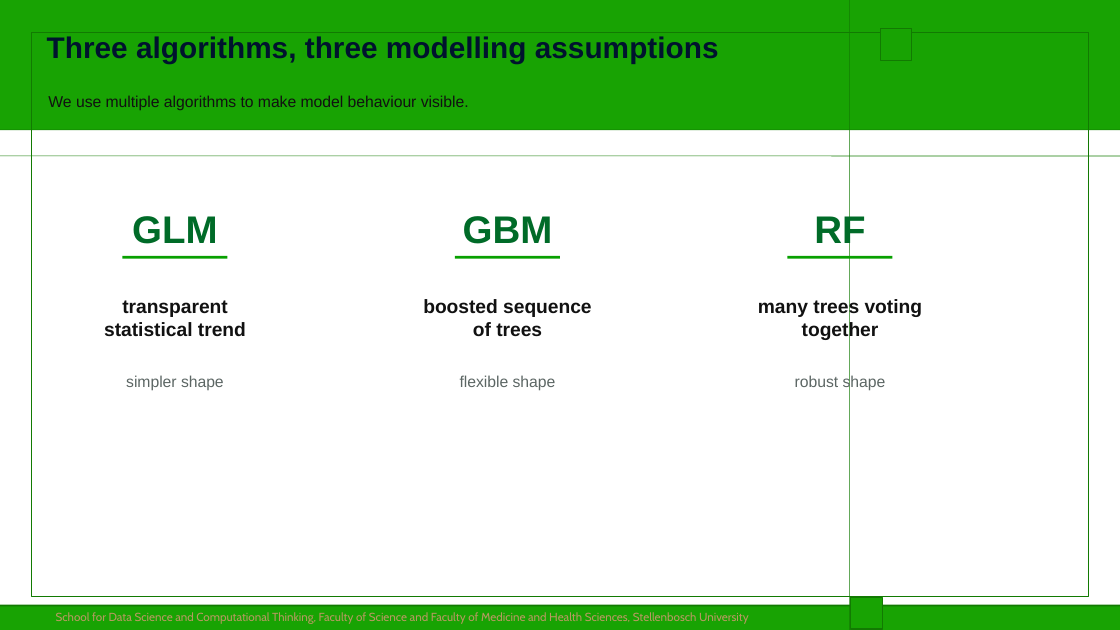
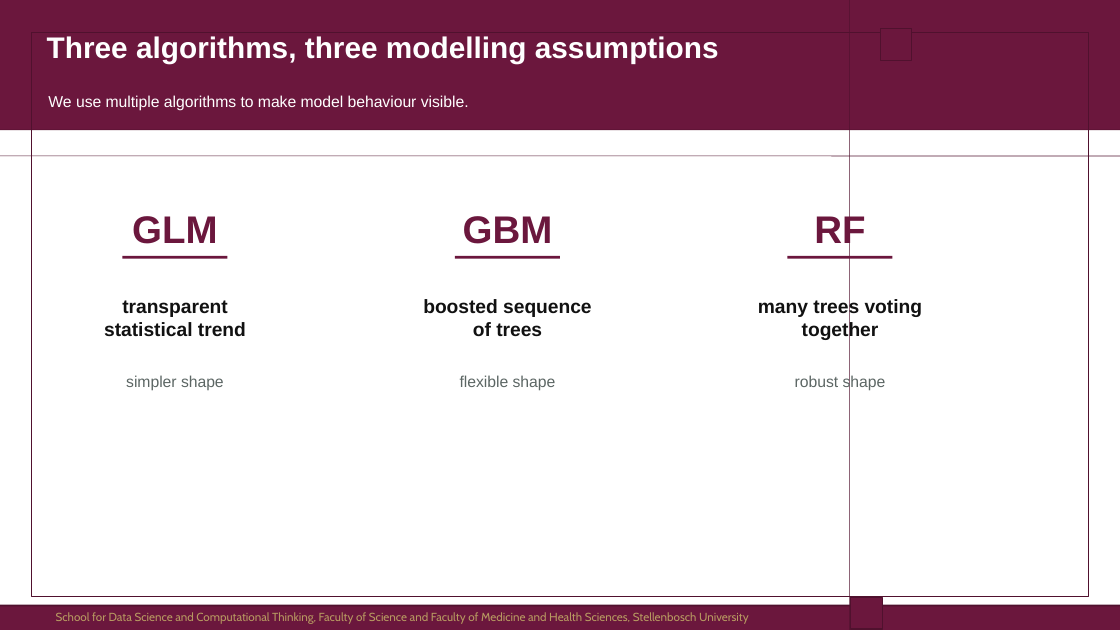
Before and after one commit to JeniccaP/SDM-Workshop, a slide deck: slide 8 of slides/intro_sdm_dengue_brazil.pptx. Drawn at 1120x630 pixels with LibreOffice and Linux fonts; fonts in the diff are those of the drawing; background and template pictures are left out. Boxes give left, top, right and bottom in pixels: in the first picture for what was removed or moved away, otherwise in the second. Text is boxed around its words. In the diff, an @@ line names an element or a change of style, - is before the commit and + after.

Commit message:
Correct intro slide deck brand colours

```diff
--- a/slides/intro_sdm_dengue_brazil.pptx
+++ b/slides/intro_sdm_dengue_brazil.pptx
@@ freeform shape at (0, 0, 1120, 130): fill #18A303 to #6B173D @@
@@ text "Three algorithms, three modelling assumptions" at (47, 36, 719, 63): text colour #00132E to #FFFFFF @@
@@ line (849, 0) - (850, 630): stroke #127A02 0.51 pt to #50112E 0.51 pt @@
@@ freeform shape at (881, 29, 912, 60): fill #18A303 to #6B173D; outline #127A02 0.99 pt to #50112E 0.99 pt @@
@@ freeform shape at (31, 33, 1089, 597): outline #127A02 0.99 pt to #50112E 0.99 pt @@
@@ text "We use multiple algorithms to ..." at (48, 95, 469, 111): text colour #111111 to #FFFFFF @@
@@ line (0, 130) - (1120, 130): stroke #127A02 0.51 pt to #50112E 0.51 pt @@
@@ line (0, 156) - (1120, 156): stroke #127A02 0.51 pt to #50112E 0.51 pt @@
@@ text colour #006B28 to #6B173D in 3 elements at (132, 216, 217, 244), (463, 216, 553, 244), (814, 213, 865, 251) @@
@@ line (123, 257) - (228, 257): stroke #08A000 2.25 pt to #6B173D 2.25 pt @@
@@ line (455, 257) - (560, 257): stroke #08A000 2.25 pt to #6B173D 2.25 pt @@
@@ line (788, 257) - (892, 257): stroke #08A000 2.25 pt to #6B173D 2.25 pt @@
@@ freeform shape at (851, 597, 882, 628): fill #18A303 to #6B173D; outline #127A02 0.99 pt to #50112E 0.99 pt @@
@@ freeform shape at (0, 605, 1120, 630): fill #18A303 to #6B173D @@
@@ line (0, 606) - (1120, 606): stroke #127A02 1.5 pt to #50112E 1.5 pt @@
```
Also in this commit, not shown: 11 other slides changed, 1 other file.
